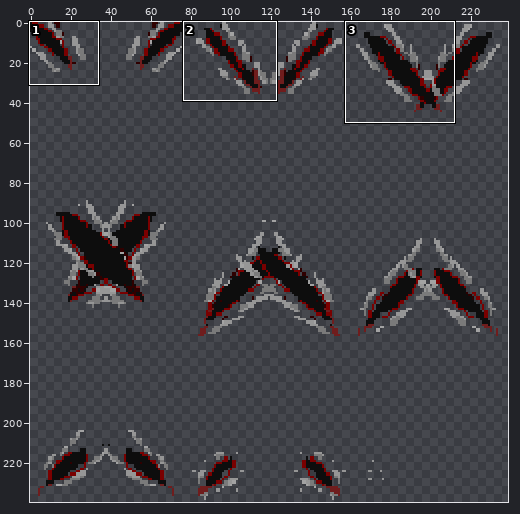
A sprite sheet gets an edit: assets/projectiles/slash.png. Above, an overview of the earlier version with the close-up marked.
Close-up. Earlier state:
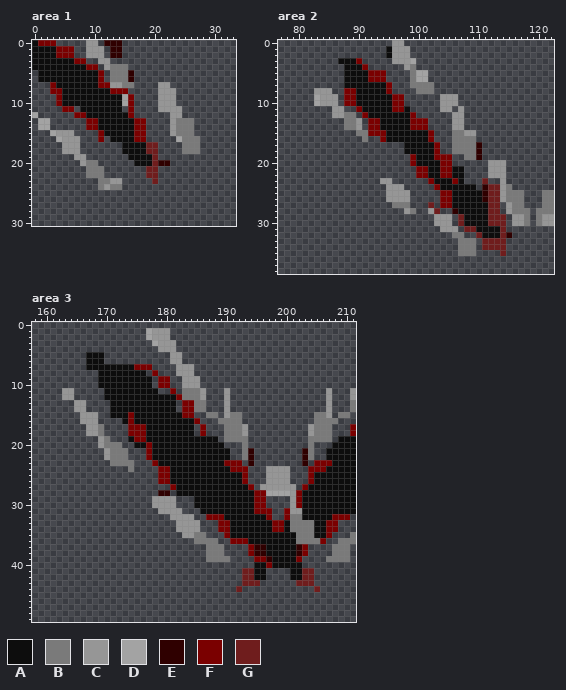
The file is 240x240 pixels. Shown: area 1: x 0..33, y 0..30; area 2: x 77..122, y 0..38; area 3: x 158..211, y 0..49. The wide view leaves out empty margins. The commit also changed other parts of the picture, which this record leaves out.
Palette (. is transparent): A #0d0d0d  B #7a7a7a  C #969696  D #a3a3a3  E #2f0000  F #7a0000  G #6f1d1d
Pixels before, area 1, first column x 0:
 0 AFFF.....CC.EEE.............
 1 AAAAFFF..CCC.EE.............
 2 AAAAFFF..CCC.EE.............
 3 AAAAAAAFF..CC...............
 4 AAAAAAAAAFF.CBBB............
 5 .AAAAAAAAAAF.BBBE...........
 6 .AAAAAAAAAAF.BBBE...........
 7 ...FAAAAAAAFFCCBB....CC.....
 8 ...FFAAAAAAAAFFF.....CCC....
 9 ....FAAAAAAAAAADF....CCC....
10 ....FAAAAAAAAAADF....CCC....
11 .....FF.AAAAAAA.F....CCCC...
12 D......FFAAAAAAAF......CC...
13 .DD......FFAAAAAAFF....CBBB.
14 .DD......FFAAAAAAFF....CBBB.
15 ...DCCC....FAAAAAFF....CBBB.
16 ....DCCC...F.AAAAFF.....DBBB
17 .....CCC.......AAAAGG....BBB
18 .....CCC.......AAAAGG....BBB
19 .......CC.......AAAAG.......
20 ........CBB......AAAGEE.....
21 .........BBB.......GG.......
22 .........BBB.......GG.......
23 ...........BBCC.....G.......
24 ...........BCBB.............
Pixels before, area 2, first column x 83:
 0 .............CC.........................
 1 ............ACCC........................
 2 ............ACCC........................
 3 ....AAAF.....CCCD.......................
 4 .....AAAF......CB.......................
 5 .....AAAAFFF....BDD.....................
 6 .....AAAAFFF....BDD.....................
 7 .....AAAAAAAF...BBBB....................
 8 CCC..FFAAAAAF....BBB....................
 9 DCCC.FFAAAAAAFF......CCC................
10 DCCC.FFAAAAAAFF......CCC................
11 ...CC..FAAAAAFFA.....CC.C...............
12 ...CCBB.FAAAAAAAF......CC...............
13 .....BBC.FFAAAAAFFF....CC...............
14 .....BBC.FFAAAAAFFF....CC...............
15 .......BBFFFAAAAAAAF...BBCC.............
16 ........B..FAAAAAAAF...BBBB.............
17 ...............AAAAAF..BBBBE............
18 ...............AAAAAF..BBBBE............
19 ................FAAAFFF..BBE............
20 ................FAAAAFF......CCC........
21 .................FFAAFFAA....CCC........
22 .................FFAAFFAA....CCC........
23 ...........CC......FAAAFA...G..C........
24 ............CCC.....FAAAAAA.EGGCB.......
25 ............CCCC.....FFAAAAAEGGCBBB...BB
26 ............CCCC.....FFAAAAAEGGCBBB...BB
27 .............BBB...G.FFAAAAAAGG.CBB...BB
28 ...............CB..CG..EAAAAAGG.CBBB.BBB
29 ....................CCC.GAAAAGGG.CCB.BCC
30 ....................CCC.GAAAAGGG.CCB.BCC
31 .....................CCC.GGAAAAG........
32 .......................BB..GAAAGE.......
33 ........................BBB.GGGG........
34 ........................BBB.GGGG........
35 ........................BBB....G........
Pixels before, area 3 (only the part around the change), first column x 158:
 0 ......................................................
 1 ...................DCCC...............................
 2 ...................DCCC...............................
 3 ....................DCCC..............................
 4 .....................CCC..............................
 5 .........AAA...........CC.............................
 6 .........AAA...........CC.............................
 7 .........AAAAAAAAFFF....CCC...........................
 8 ...........AAAAAAAA.F...CCC...........................
 9 ...........AAAAAAAAA.FF..CCC..........................
10 ...........AAAAAAAAA.FF..CCC..........................
11 .....CC.....AAAAAAAAA..F.BBBC...C................C...C
12 .....CC.....AAAAAAAAAAAAFBBBC...C................C...C
13 .......CC....AAAAAAAAAAA.FFBB...C................C...B
14 .......CC....AAAAAAAAAAA.FFBB...C................C...B
15 ........CCC..AAAFAAAAAAAAFF..BB.CBB............BBC.BB.
16 ........CCC....AFAAAAAAAAAAF...BBBB............BBBB...
17 .........CCB....FFFAAAAAAAA.F...BBBC..........CBBB...F
18 .........CCB....FFFAAAAAAAA.F...BBBC..........CBBB...F
19 ...........CB...AFFAAAAAAAAAAAA.BBBB..........BBBB.AAA
20 ...........CBBB..AAFAAAAAAAAAAAA...B..........B...AAAA
21 ............CBBB...FAAAAAAAAAAAAA..BE........EB..AAAAA
22 ............CBBB...FAAAAAAAAAAAAA..BE........EB..AAAAA
23 .............BBBB...FAAAAAAAAAAAFFF.E........E.FFFAAAA
24 ................B....FFAAAAAAAAAAFFF...CCCC...FFFAAAAA
25 .....................FFAAAAAAAAAAAAF...CCCC...FAAAAAAA
26 .....................FFAAAAAAAAAAAAF...CCCC...FAAAAAAA
27 .......................FAAAAAAAAAAAAF.CCCCCC.FAAAAAAAA
28 .....................EE.AAAAAAAAAAAAAFFDDDDCFAAAAAAAAA
29 ....................CCCC...AAAAAAAAAAFF....CFAAAAAAAAA
30 ....................CCCC...AAAAAAAAAAFF....CFAAAAAAAAA
31 .....................CCCC...AAAAAAAAAFFF..FCCAAAAAAAAA
32 .......................CCCC..FFFAAAAAAAF..FBBAAAAAFFF.
33 ........................CCCC...FFAAAAAAAFFABBBBAAFF...
34 ........................CCCC...FFAAAAAAAFFABBBBAAFF...
35 .........................CCBB...FAAAAAAAAAAABBBAAF...B
36 ...........................BBBB..FFFAAAAAAAABBBBF..BBB
37 .............................BBB....FEEAAAAAEF....BBB.
38 .............................BBB....FEEAAAAAEF....BBB.
39 .............................BBBB....FFEAAAAF....BBBB.
40 .....................................AAFAAAAA.........
41 ...................................GGAA....AAGG.......
42 ...................................GGAA....AAGG.......
43 ...................................GGG......GGG.......
44 ..................................G............G......
45 ......................................................
46 ......................................................
47 ......................................................
48 ......................................................
49 ......................................................
After the commit:
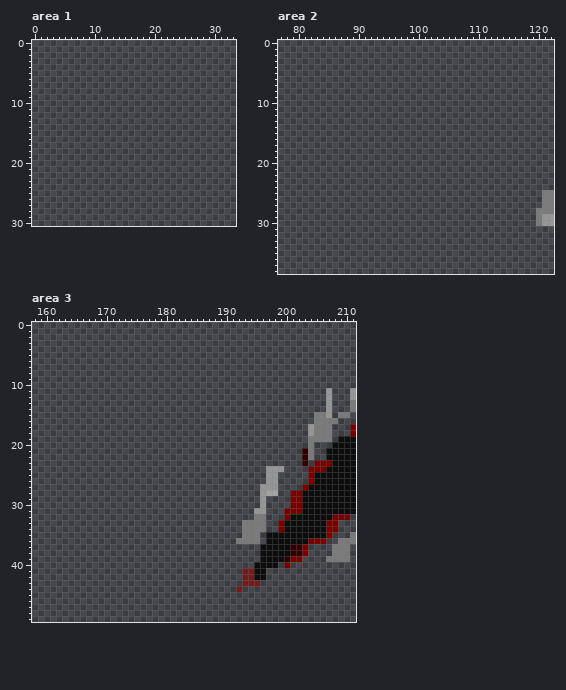
The edit:
Changed rows in their new state; - is an unchanged pixel.
Area 1:
first column x 0:
 0 ....-----..-...-------------
 1 .......--...-..-------------
 2 .......--...-..-------------
 3 .........--..---------------
 4 ...........-....------------
 5 -...........-....-----------
 6 -...........-....-----------
 7 ---..............----..-----
 8 ---.............-----...----
 9 ----.............----...----
10 ----.............----...----
11 -----..-.......-.----....---
12 .------..........------..---
13 -..------..........----....-
14 -..------..........----....-
15 ---....----........----....-
16 ----....---.-......-----....
17 -----...-------......----...
18 -----...-------......----...
19 -------..-------.....-------
20 --------...------......-----
21 ---------...-------..-------
22 ---------...-------..-------
23 -----------....-----.-------
24 -----------....-------------
Area 2:
first column x 83:
 0 -------------..---------------------
 1 ------------....--------------------
 2 ------------....--------------------
 3 ----....-----....-------------------
 4 -----....------..-------------------
 5 -----.......----...-----------------
 6 -----.......----...-----------------
 7 -----........---....----------------
 8 ...--........----...----------------
 9 ....-..........------...------------
10 ....-..........------...------------
11 ---..--.........-----..-.-----------
12 ---....-.........------..-----------
13 -----...-..........----..-----------
14 -----...-..........----..-----------
15 -------.............---....---------
16 --------.--.........---....---------
17 ---------------......--.....--------
18 ---------------......--.....--------
19 ----------------.......--...--------
20 ----------------.......------...----
21 -----------------........----...----
22 -----------------........----...----
23 -----------..------......---.--.----
24 ------------...-----.......-.....---
25 ------------....-----..............-
26 ------------....-----..............-
27 -------------...---.-..........-...-
28 ---------------..--..--........-....
29 --------------------...-........-...
30 --------------------...-........-...
31 ---------------------...-.......----
32 -----------------------..--......---
33 ------------------------...-....----
34 ------------------------...-....----
35 ------------------------...----.----
Area 3:
first column x 163:
 1 --------------....-------------------------
 2 --------------....-------------------------
 3 ---------------....------------------------
 4 ----------------...------------------------
 5 ----...-----------..-----------------------
 6 ----...-----------..-----------------------
 7 ----...........----...---------------------
 8 ------........-.---...---------------------
 9 ------.........-..--...--------------------
10 ------.........-..--...--------------------
11 ..-----.........--.-....---.---------------
12 ..-----.................---.---------------
13 --..----...........-....---.---------------
14 --..----...........-....---.---------------
15 ---...--..............--..-...-------------
16 ---...----.............---....-------------
17 ----...----...........-.---....------------
18 ----...----...........-.---....------------
19 ------..---...............-....------------
20 ------....--...............---.------------
21 -------....---..............--..-----------
22 -------....---..............--..-----------
23 --------....---...............-.-----------
24 -----------.----...............------.-----
25 ----------------...............-----..-----
26 ----------------...............-----..-----
27 ------------------..............----...----
28 ----------------..-..............C--..F----
29 ---------------....---...........C----F----
30 ---------------....---...........C----F----
31 ----------------....---.........CC.---FF---
32 ------------------....--........BB.---AA---
33 -------------------....---....BBBB..--AAAA-
34 -------------------....---....BBBB..--AAAA-
35 --------------------....---...BBB.-----AAA-
36 ----------------------....--.BBBB.-----AAFF
37 ------------------------...----..A----E----
38 ------------------------...----..A----E----
39 ------------------------....----.AA--EF----
40 ----------------------------------A-.F..---
41 --------------------------------------....-
42 --------------------------------------....-
43 ---------------------------------------...-
44 ------------------------------------------.
Pixel boxes of the changes (left, top, right, bottom) in both close-ups:
erased: (32, 40, 200, 190)
erased: (314, 40, 530, 256)
changed: (62, 328, 320, 592)
